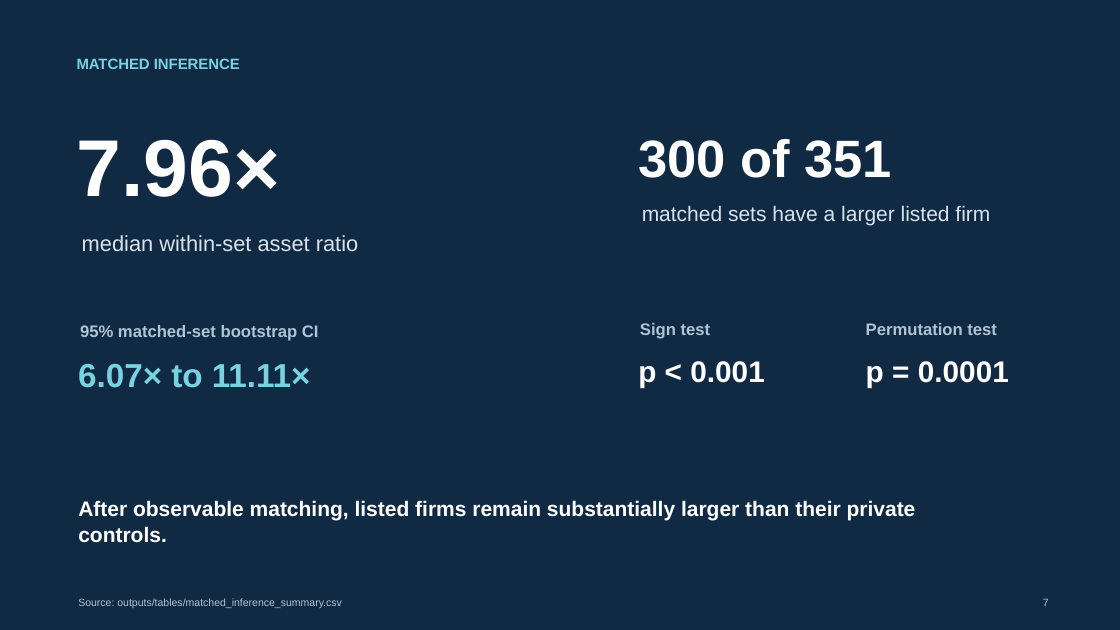
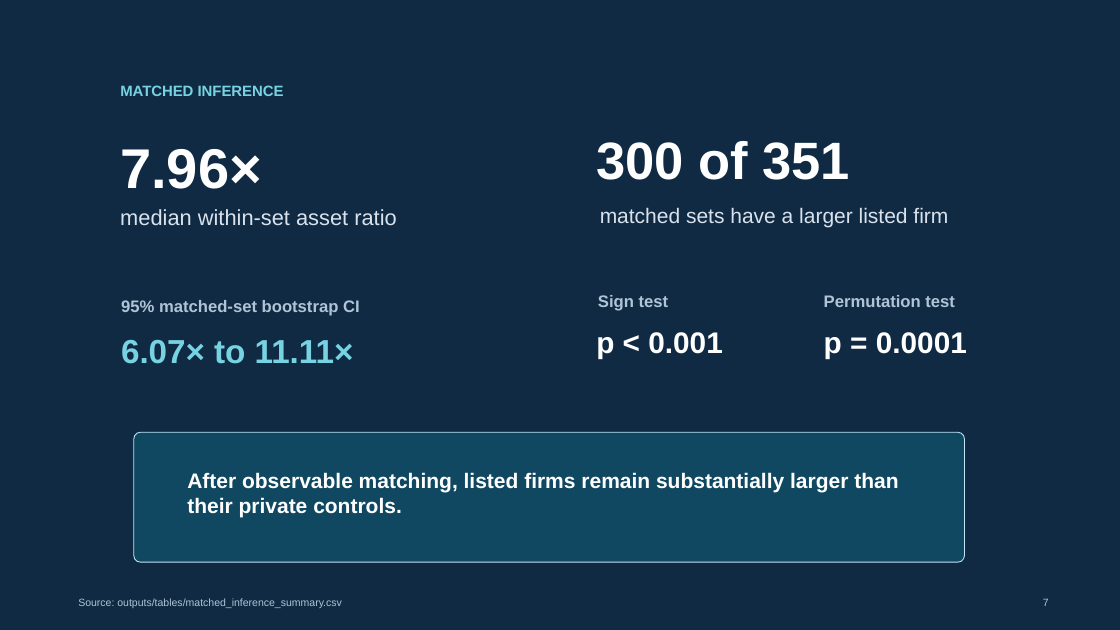
Before and after one commit to mljiang2026-oss/ds607-singapore-firm-size, a slide deck: slide 7 of outputs/presentation/DS607_GP_01548385_slides.pptx. Drawn at 1120x630 pixels with LibreOffice and Linux fonts; fonts in the diff are those of the drawing. Boxes give left, top, right and bottom in pixels: in the first picture for what was removed or moved away, otherwise in the second. Text is boxed around its words. In the diff, an @@ line names an element or a change of style, - is before the commit and + after.

```diff
--- a/outputs/presentation/DS607_GP_01548385_slides.pptx
+++ b/outputs/presentation/DS607_GP_01548385_slides.pptx
@@ text "MATCHED INFERENCE": place and size @@
-text "MATCHED INFERENCE" at [77, 58, 240, 69]
+text "MATCHED INFERENCE" at [120, 85, 284, 96]
@@ text "7.96×": place and size @@
-text "7.96×" at [77, 139, 280, 197]
+text "7.96×" at [120, 149, 262, 189]
@@ text "7.96×" at [120, 149, 262, 189]: size 69 to 48 pt @@
@@ text "300 of 351": place and size @@
-text "300 of 351" at [638, 139, 892, 178]
+text "300 of 351" at [596, 141, 850, 180]
@@ text "median within-set asset ratio": place and size @@
-text "median within-set asset ratio" at [82, 235, 358, 251]
+text "median within-set asset ratio" at [120, 209, 396, 225]
@@ text "matched sets have a larger ...": place and size @@
-text "matched sets have a larger ..." at [642, 205, 990, 225]
+text "matched sets have a larger ..." at [600, 207, 948, 228]
@@ text "95% matched-set bootstrap CI": place and size @@
-text "95% matched-set bootstrap CI" at [80, 325, 319, 341]
+text "95% matched-set bootstrap CI" at [121, 300, 360, 316]
@@ text "6.07× to 11.11×": place and size @@
-text "6.07× to 11.11×" at [78, 364, 311, 388]
+text "6.07× to 11.11×" at [121, 340, 354, 364]
@@ 4 texts: place and size @@
-4 texts at [638, 323, 1009, 387]
+4 texts at [596, 295, 967, 359]
@@ rounded rectangle added at [134, 433, 965, 563], fill #104862, outline #C1E5F5 0.75 pt @@
@@ text "After observable matching, listed firms ..." rewrapped from [78, 500, 916, 543] to [187, 472, 898, 518] @@
```
Also in this commit, not shown: 9 other slides changed, 1 other file.
